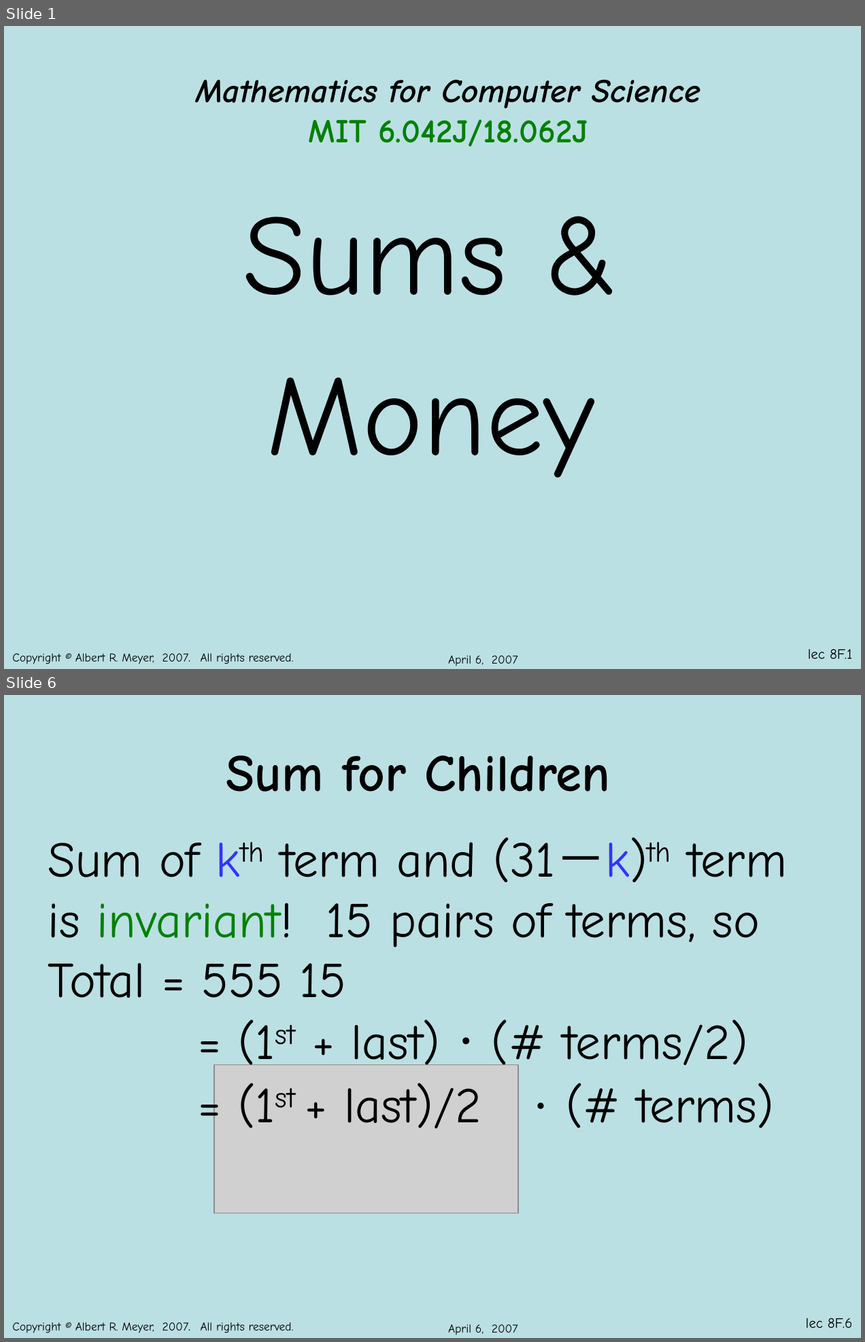
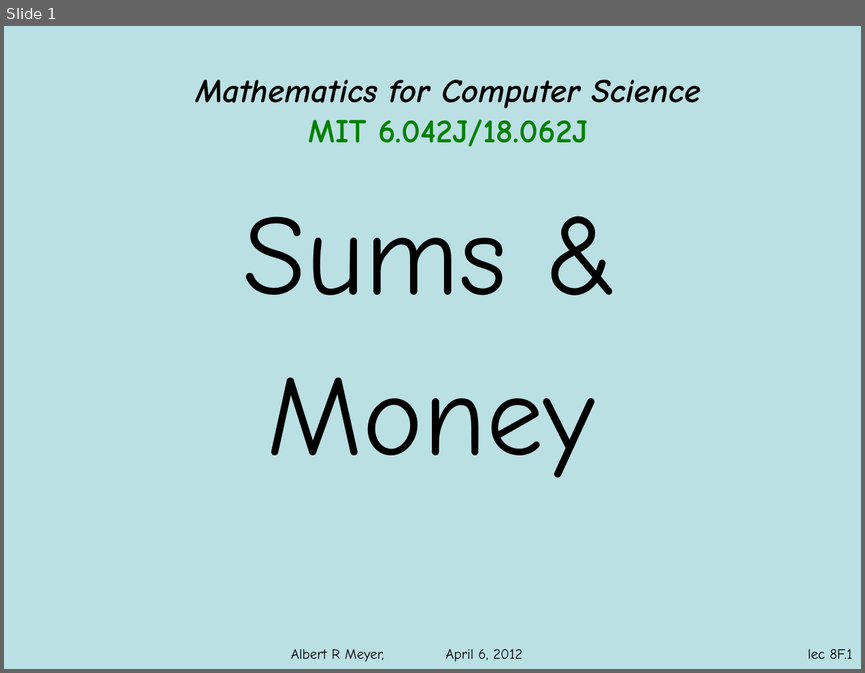
Before and after one commit to armeyer/mcs_web, a slide deck: spring12/slidesS12/arithmetic-geometric-sums.pptx. Shown one above the other, each under a label of ours: slides 1 and 6 before the commit, slide 1 after it; the slides between them are not shown. The pictures are 865x1342 and 865x673 pixels, drawn with LibreOffice and Linux fonts; fonts in the diff are those of the drawing; grey boxes stand for pictures; background and template pictures are left out. Boxes give left, top, right and bottom in pixels: in the first picture for what was removed or moved away, otherwise in the second. Text is boxed around its words. In the diff, an @@ line names an element or a change of style, - is before the commit and + after.

```diff
--- a/spring12/slidesS12/arithmetic-geometric-sums.pptx
+++ b/spring12/slidesS12/arithmetic-geometric-sums.pptx
@@ slide 6 removed at [4,695,861,1338], background #BBE0E3; not listed: 2 template elements that a slide beside it also shows @@
@@ title removed at [226,756,610,792] @@
-Sum for Children
@@ text removed at [48,837,787,1128] @@
-Sum of kth term and (31－k)th term
-is invariant! 15 pairs of terms, so
-Total = 555 15
-= (1st + last) ⋅ (# terms/2)
-= (1st + last)/2 ⋅ (# terms)
@@ picture removed at [214,1064,518,1212] @@
@@ text removed at [448,1324,518,1335] @@
-April 6, 2007
@@ slide 1 changed as well @@
@@ text removed at [12,653,294,664] @@
-Copyright © Albert R. Meyer, 2007. All rights reserved.
@@ text added at [291,648,522,661], 12 pt, text #000000 @@
+Albert R Meyer, April 6, 2012
@@ text removed at [448,655,518,666] @@
-April 6, 2007
```
Also in this commit, not shown: 18 other slides changed, 5 other slides removed, 2 other files.
